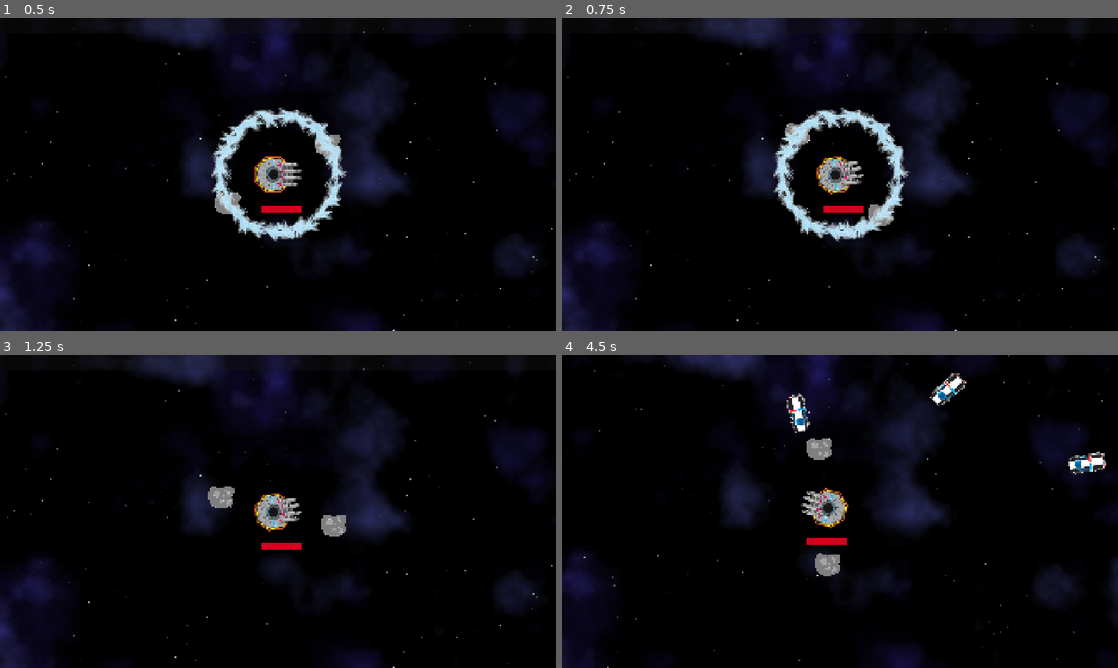
Above: before the commit, frames 1-4 (two rows, left to right).
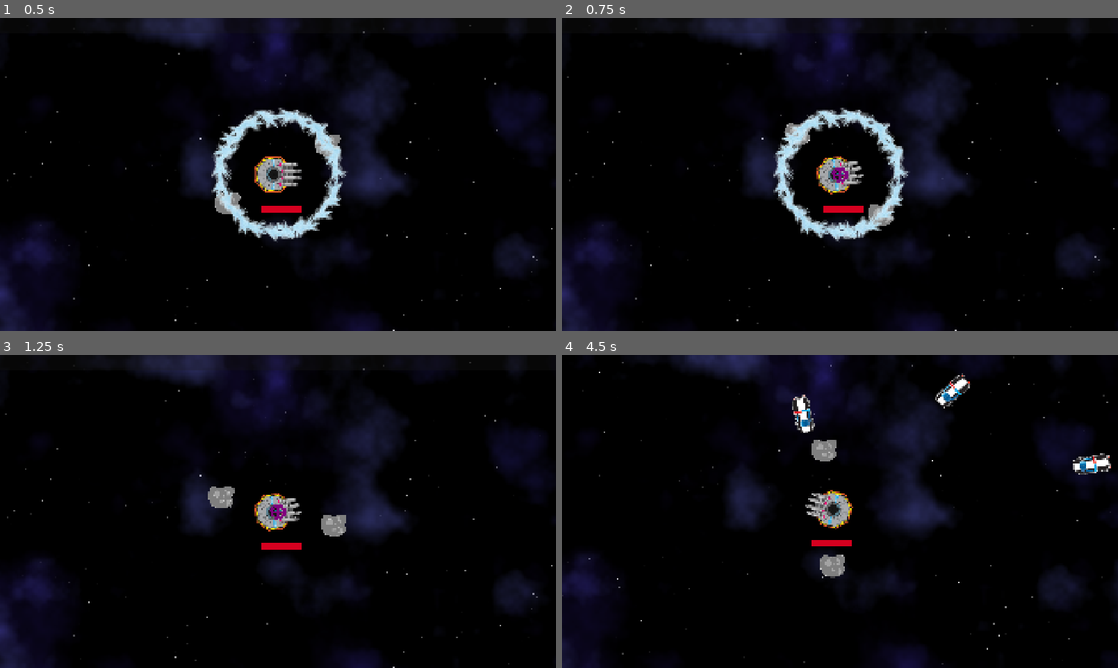
Above: after the commit, the same moments.

Repository: two-sticks-and-a-rock/space-arcade
Game: Godot game, scene res://scenes/main.tscn
Same seed, same stepped clock (60 frames per second), same inputs: the game is played once before the commit and once after it.
Inputs (mouse positions are in pixels of both pictures, inside the frame that each line leads up to):
- Up to frame 1 (0.5 s): no input
- Up to frame 2 (0.75 s): move the mouse to (962, 158) at 0.52 s; tap Tab (ui_focus_next) at 0.6 s
- Up to frame 3 (1.25 s): no input
- Up to frame 4 (4.5 s): move the mouse to (728, 527) at 1.27 s; click (728, 527) at 1.35 s; tap Tab (ui_focus_next) at 1.55, 2.1, 2.85, 3.8, 4.35 s; move the mouse to (895, 442) at 2.02 s; move the mouse to (812, 574) at 2.77 s; move the mouse to (1006, 558) at 3.52 s; press the mouse at (1006, 558) at 3.53 s; move the mouse to (673, 464) at 4.27 s; release the mouse at (673, 464) at 4.28 s

Frame 1 is identical in both runs. In frame 2, less than 0.1% of the frame differs, in the area x 48-52%, y 47-53%; in frame 3, less than 0.1%; in frame 4, 2.6%, in the area x 0-100%, y 0-100%.

Commit message:
implemented two part leading cam and debug markers

Diff:
--- a/scenes/player/player_cam.gd
+++ b/scenes/player/player_cam.gd
@@ -1,5 +1,23 @@
 extends Node2D
 
-func _physics_process(delta):
-	position += Mover.get_movement()*delta
-	position = lerp(position, Vector2.ZERO, 0.15)
+@export var visible_icons: bool = false
+@export_range(0.0, 0.5, 0.01) var camera_dist : float = 0.15
+@export_range(0.0, 0.2, 0.001) var cam_target_speed : float = 0.075
+@export_range(0.0, 0.2, 0.001) var cam_follow_speed : float = 0.05
+
+var direction_target: Vector2 = Vector2.ZERO
+
+@onready var camera_target = $Node2D
+@onready var camera: Camera2D = $Camera2D
+
+func _ready() -> void:
+	$Node2D/Sprite2D.visible = visible_icons
+	$Camera2D/Sprite2D.visible = visible_icons
+
+func _physics_process(_delta):
+	if Input.is_action_just_pressed("ui_focus_next"):
+		$Node2D/Sprite2D.visible = !$Node2D/Sprite2D.visible
+		$Camera2D/Sprite2D.visible = !$Camera2D/Sprite2D.visible
+	direction_target = Mover.get_movement() * camera_dist
+	camera_target.position = lerp(camera_target.position, direction_target, cam_target_speed)
+	camera.position = lerp(camera.position, camera_target.position, cam_follow_speed)
--- a/scenes/player/player_cam.tscn
+++ b/scenes/player/player_cam.tscn
@@ -1,9 +1,21 @@
 [gd_scene format=3 uid="uid://dqg2sovwx03w3"]
 
 [ext_resource type="Script" uid="uid://dlldytuwniml8" path="res://scenes/player/player_cam.gd" id="1_rrte4"]
+[ext_resource type="Texture2D" uid="uid://c0yoxnpfd24u3" path="res://art/sprites/xp/gear_placeholder.png" id="2_0po85"]
 
 [node name="PlayerCam" type="Node2D" unique_id=371835484]
 script = ExtResource("1_rrte4")
 
 [node name="Camera2D" type="Camera2D" parent="." unique_id=2003178815]
-position_smoothing_enabled = true
+
+[node name="Sprite2D" type="Sprite2D" parent="Camera2D" unique_id=1858942441]
+modulate = Color(0, 1, 1, 1)
+scale = Vector2(0.1, 0.1)
+texture = ExtResource("2_0po85")
+
+[node name="Node2D" type="Node2D" parent="." unique_id=679393778]
+
+[node name="Sprite2D" type="Sprite2D" parent="Node2D" unique_id=1333243252]
+modulate = Color(1, 0, 1, 1)
+scale = Vector2(0.2, 0.2)
+texture = ExtResource("2_0po85")
